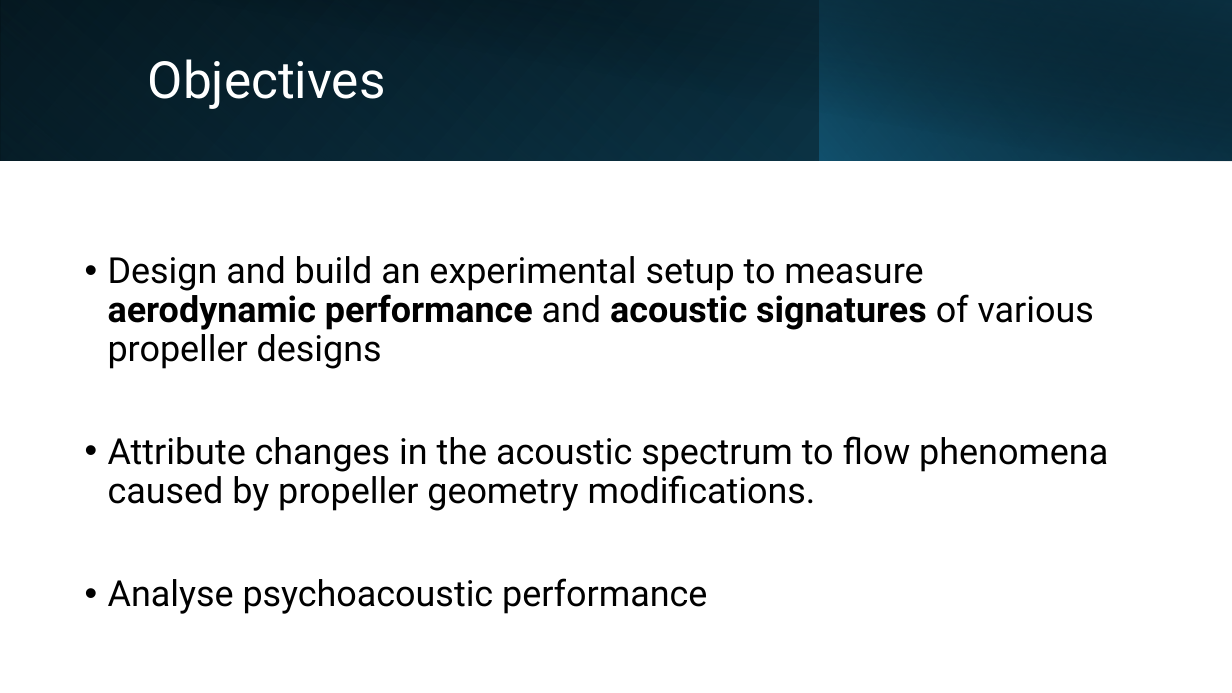
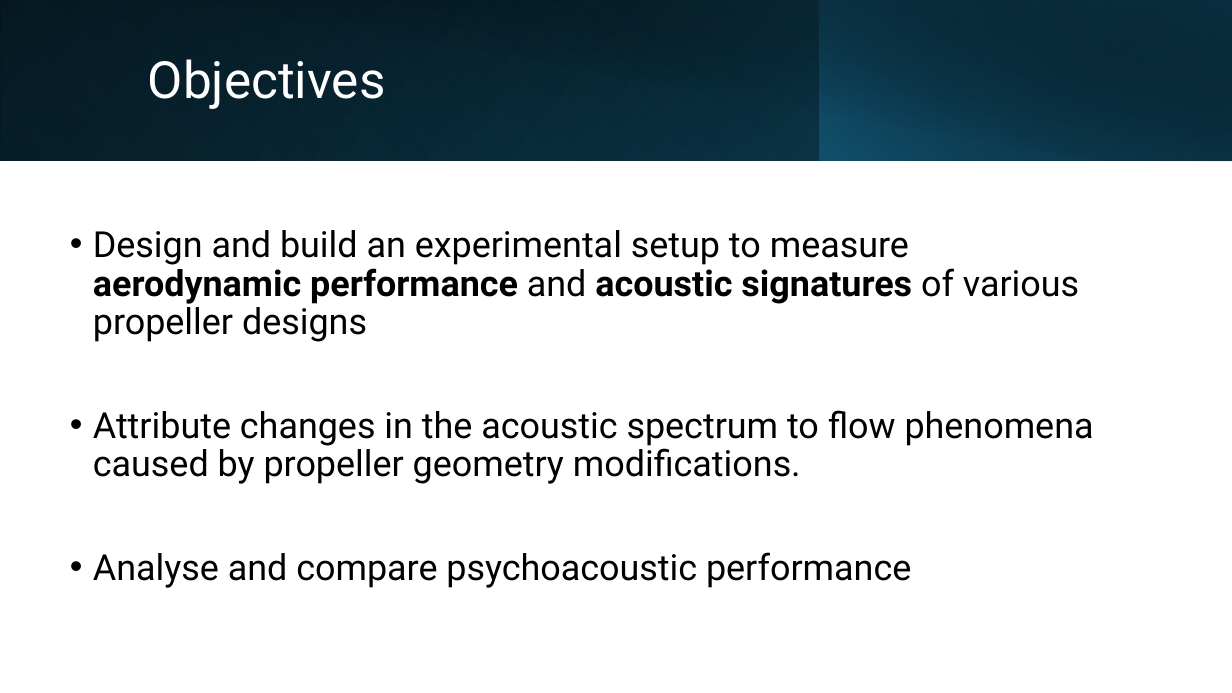
Before and after one commit to lpender3672/propeller-acoustics, a slide deck: slide 5 of deliverables/michaelmas_presentation.pptx (slide 4 before the commit). Drawn at 1232x693 pixels with LibreOffice and Linux fonts; fonts in the diff are those of the drawing. Boxes give left, top, right and bottom in pixels: in the first picture for what was removed or moved away, otherwise in the second. Text is boxed around its words. In the diff, an @@ line names an element or a change of style, - is before the commit and + after.

```diff
--- a/deliverables/michaelmas_presentation.pptx
+++ b/deliverables/michaelmas_presentation.pptx
@@ text "Design and build an experimental ...": place and size @@
-text "Design and build an experimental ..." at bbox=[108, 256, 1108, 614]
+text "Design and build an experimental ..." at bbox=[93, 230, 1094, 588]
@@ text at bbox=[93, 552, 911, 588]: text changed @@
-• Analyse psychoacoustic performance
+• Analyse and compare psychoacoustic performance
```
Also in this commit, not shown: 4 other slides changed, 2 slides added.
